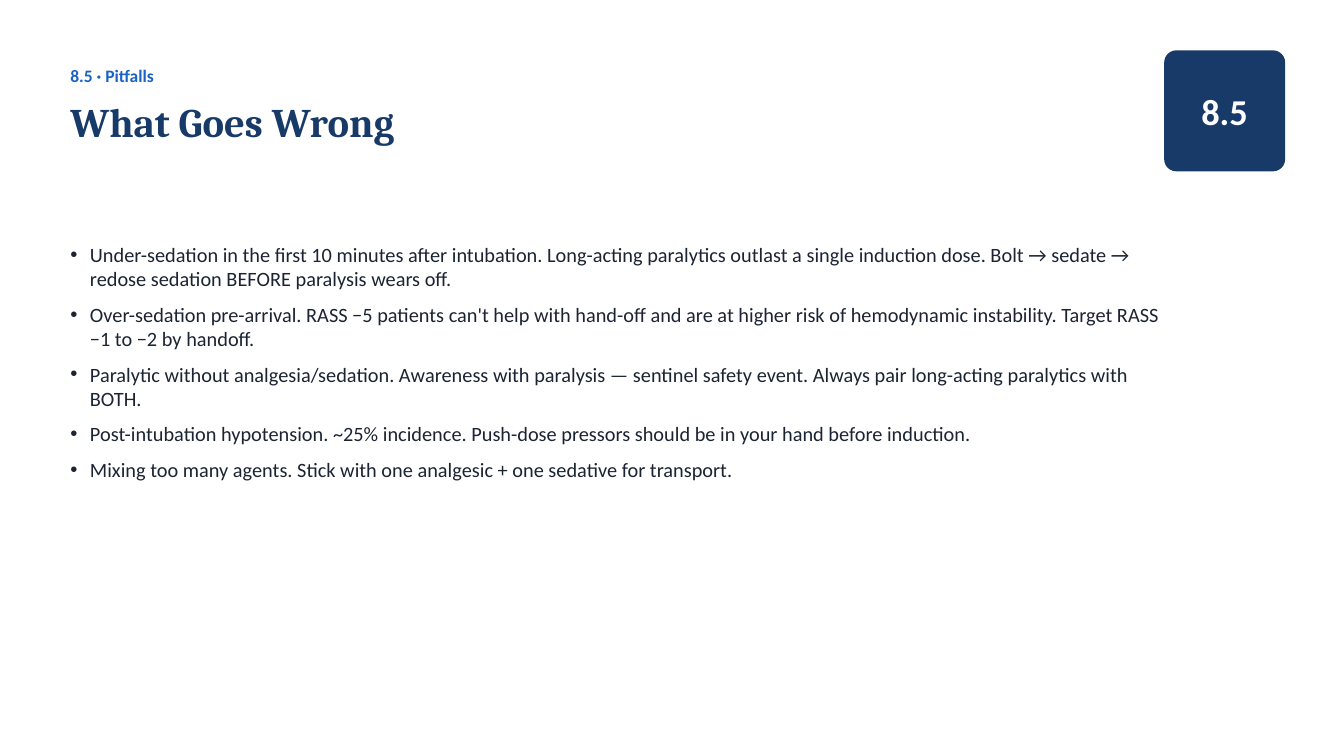
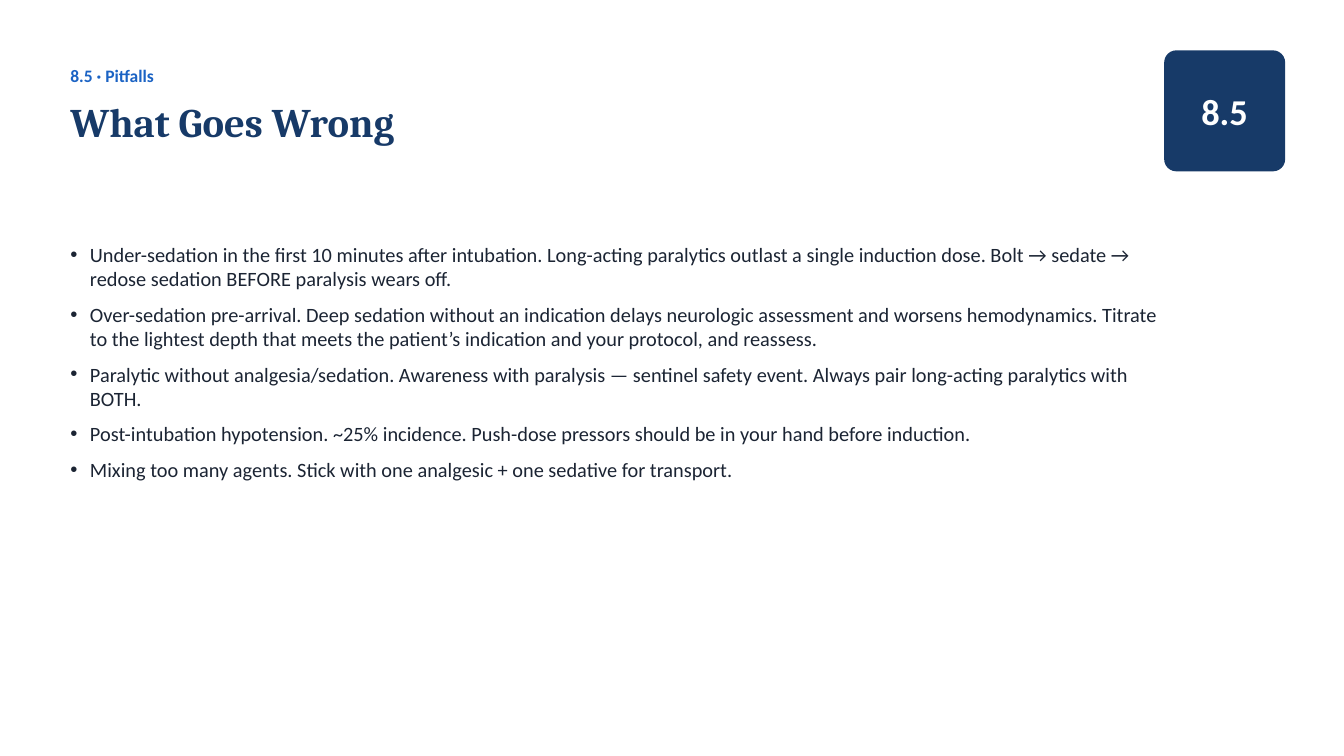
Before and after one commit to amr-kc-protocols/CES, a slide deck: slide 105 of public/decks/ventilator-academy-full-course.pptx. Drawn at 1344x756 pixels with LibreOffice and Linux fonts; fonts in the diff are those of the drawing. Boxes give left, top, right and bottom in pixels: in the first picture for what was removed or moved away, otherwise in the second. Text is boxed around its words. In the diff, an @@ line names an element or a change of style, - is before the commit and + after.

```diff
--- a/public/decks/ventilator-academy-full-course.pptx
+++ b/public/decks/ventilator-academy-full-course.pptx
@@ text at [90,308,1156,350]: text changed @@
-• Over-sedation pre-arrival. RASS −5 patients can't help with hand-off and are at higher risk of hemodynamic instability. Target RASS −1 to −2 by handoff.
+• Over-sedation pre-arrival. Deep sedation without an indication delays neurologic assessment and worsens hemodynamics. Titrate to the lightest depth that meets the patient’s indication and your protocol, and reassess.
```
Also in this commit, not shown: 27 other slides changed, 2 slides added.
